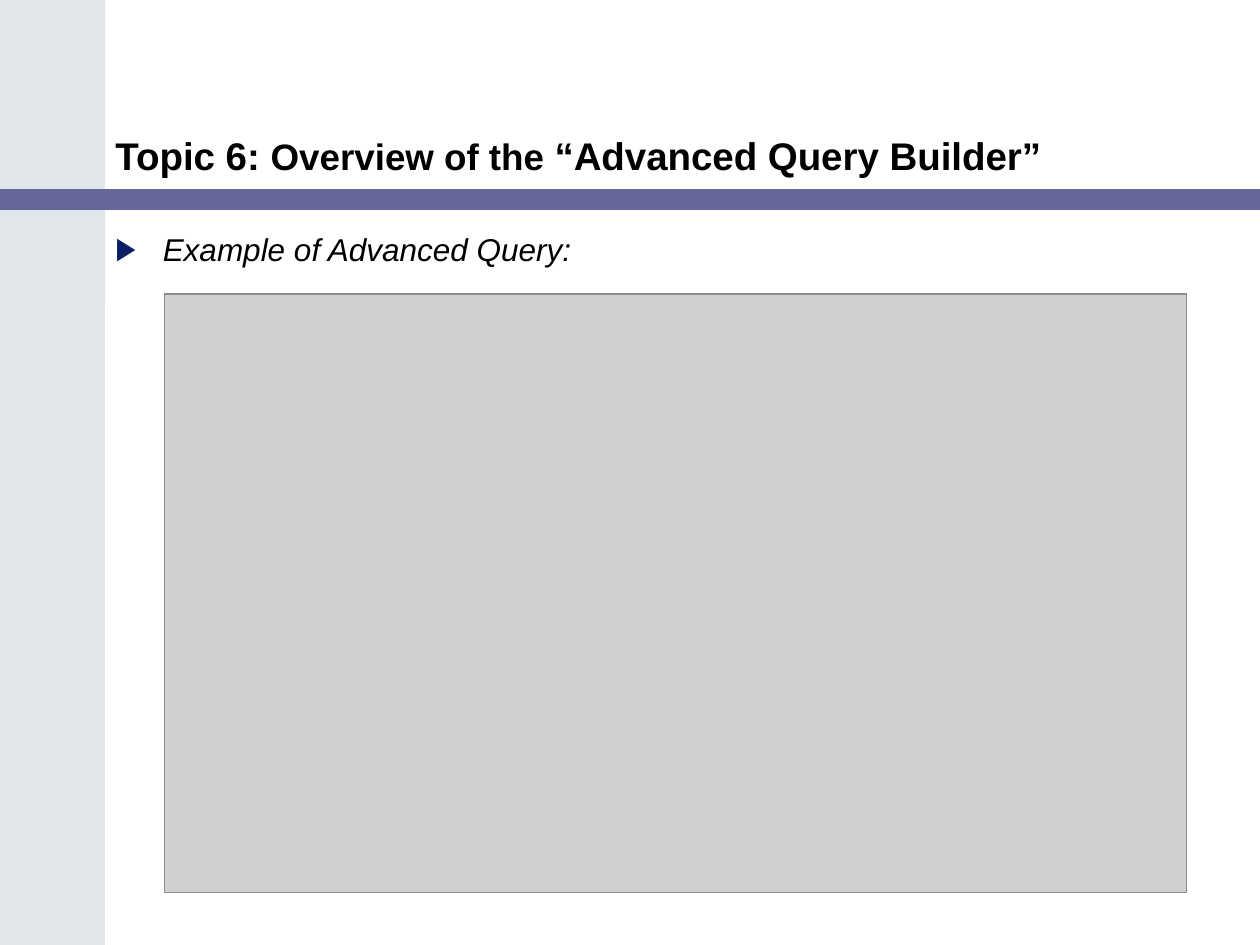
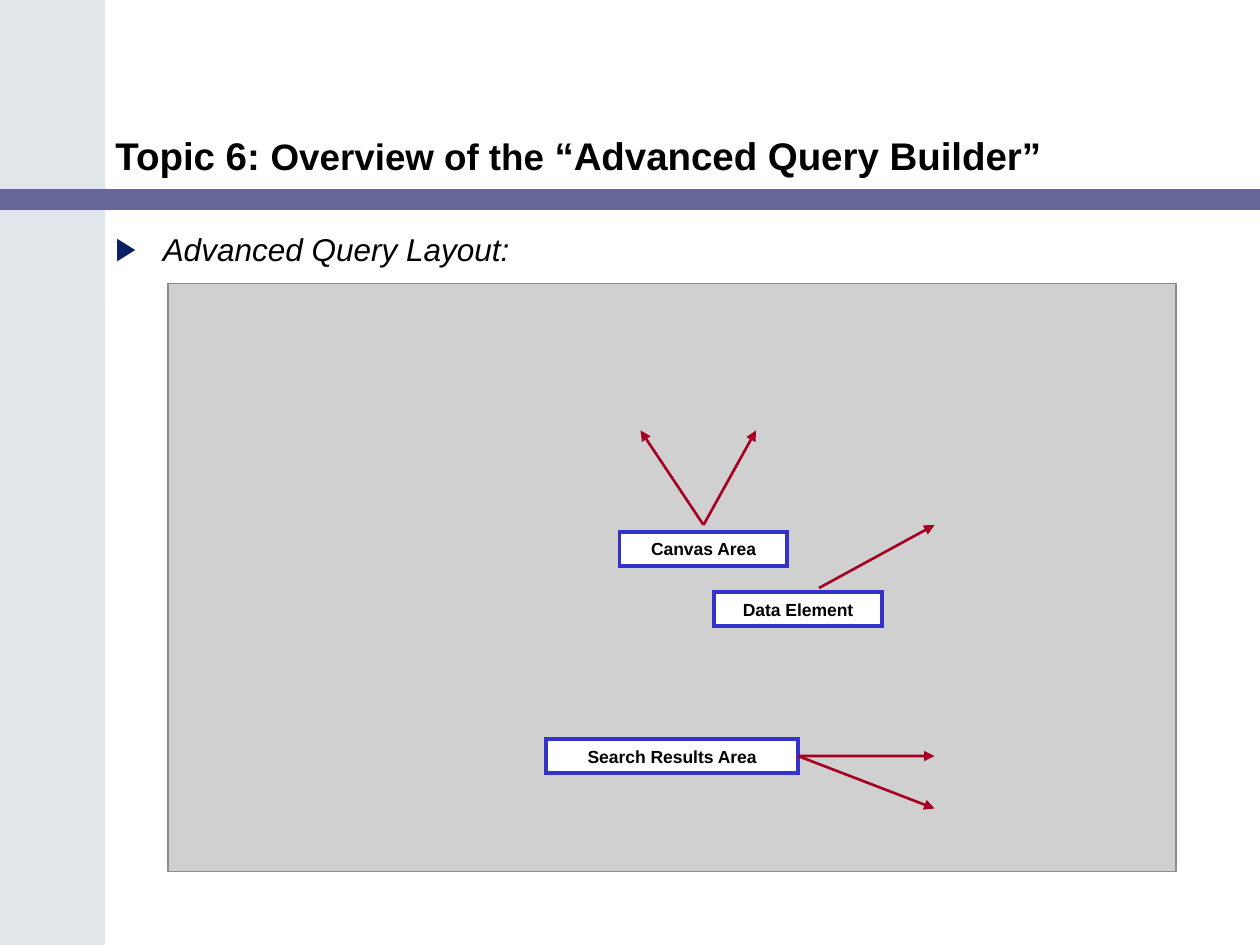
Before and after one commit to NCIP/catrip, a slide deck: slide 37 of catrip/documentation/training/caTRIP_Training_Module.ppt (slide 25 before the commit). Drawn at 1260x945 pixels with LibreOffice and Linux fonts; fonts in the diff are those of the drawing; grey boxes stand for pictures. Boxes give left, top, right and bottom in pixels: in the first picture for what was removed or moved away, otherwise in the second. Text is boxed around its words. In the diff, an @@ line names an element or a change of style, - is before the commit and + after.

```diff
--- a/catrip/documentation/training/caTRIP_Training_Module.ppt
+++ b/catrip/documentation/training/caTRIP_Training_Module.ppt
@@ text at (x1=163, y1=238, x2=509, y2=267): text changed @@
-▶ Example of Advanced Query:
+▶ Advanced Query Layout:
@@ picture resized from (x1=164, y1=294, x2=1186, y2=892) to (x1=168, y1=284, x2=1176, y2=872) @@
@@ arrow added from (703, 525) to (640, 431), #A50021 1.5 pt @@
@@ arrow added from (703, 525) to (756, 431), #A50021 1.5 pt @@
@@ rectangle added at (x1=620, y1=532, x2=788, y2=566), fill #FFFFFF, outline #3333CC 2.24 pt, 10 pt, text #000000, bold @@
+Canvas Area
@@ arrow added from (819, 588) to (935, 525), #A50021 1.5 pt @@
@@ rectangle added at (x1=714, y1=592, x2=882, y2=626), fill #FFFFFF, outline #3333CC 2.24 pt, 10 pt, text #000000, bold @@
+Data Element
@@ rectangle added at (x1=546, y1=740, x2=798, y2=774), fill #FFFFFF, outline #3333CC 2.24 pt, 10 pt, text #000000, bold @@
+Search Results Area
@@ arrow added from (798, 756) to (935, 756), #A50021 1.5 pt @@
@@ arrow added from (798, 756) to (935, 809), #A50021 1.5 pt @@
```
Also in this commit, not shown: 20 other slides changed, 18 slides added, 6 slides removed.
